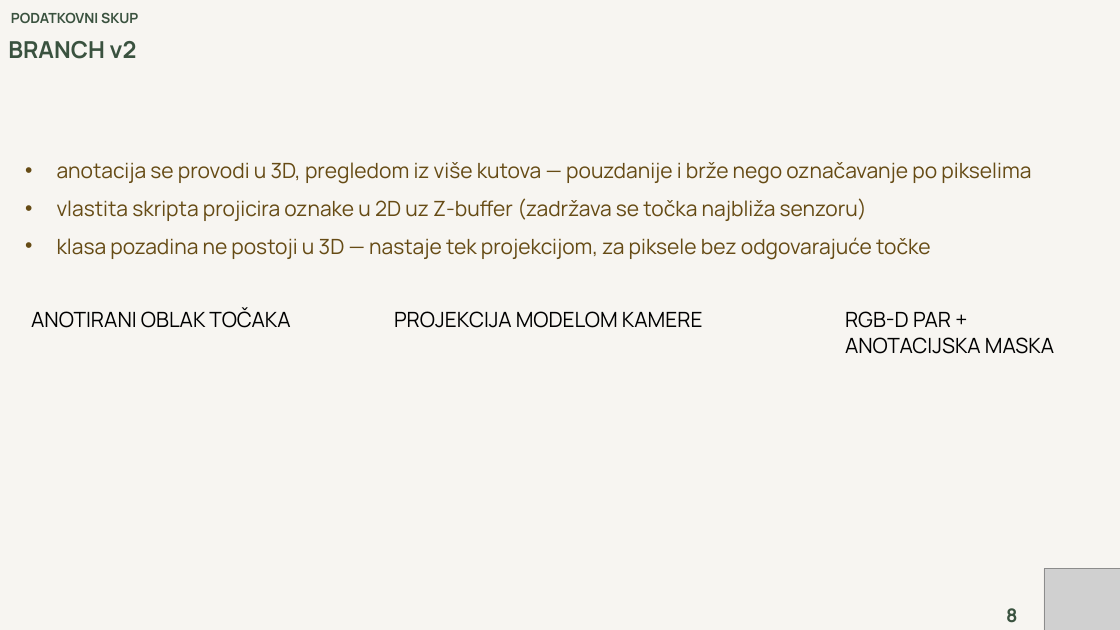
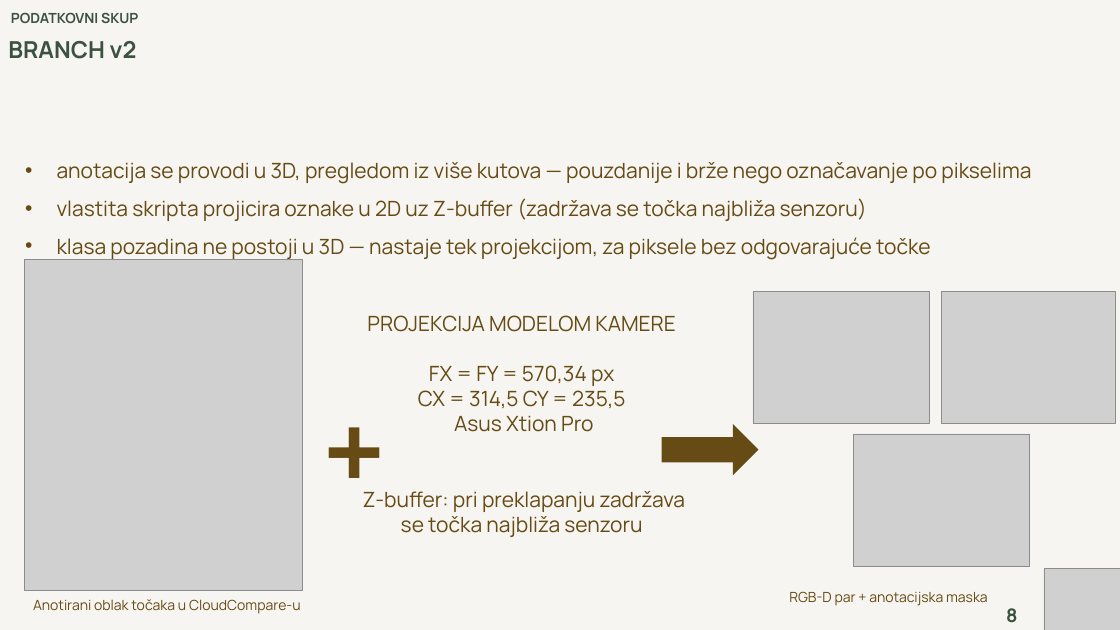
Before and after one commit to Samke004/Diplomski_rad, a slide deck: slide 8 of Samuel_Adzic_DiplomskiRad.pptx. Drawn at 1120x630 pixels with LibreOffice and Linux fonts; fonts in the diff are those of the drawing; grey boxes stand for pictures. Boxes give left, top, right and bottom in pixels: in the first picture for what was removed or moved away, otherwise in the second. Text is boxed around its words. In the diff, an @@ line names an element or a change of style, - is before the commit and + after.

```diff
--- a/Samuel_Adzic_DiplomskiRad.pptx
+++ b/Samuel_Adzic_DiplomskiRad.pptx
@@ picture added at (x1=24, y1=260, x2=302, y2=591) @@
@@ picture added at (x1=753, y1=292, x2=929, y2=423) @@
@@ picture added at (x1=942, y1=292, x2=1116, y2=423) @@
@@ text "PROJEKCIJA MODELOM KAMERE" moved from (x1=394, y1=311, x2=703, y2=328) to (x1=363, y1=315, x2=686, y2=537) @@
@@ text at (x1=367, y1=315, x2=676, y2=332): text colour #000000 to #664C16 in "PROJEKCIJA MODELOM KAMERE"; alignment left to centre @@
@@ text added at (x1=315, y1=378, x2=371, y2=523), 96 pt, text #664C16, bold @@
++
@@ text at (x1=363, y1=365, x2=686, y2=537): paragraphs added @@
+FX = FY = 570,34 px
+CX = 314,5 CY = 235,5
+Asus Xtion Pro
+Z-buffer: pri preklapanju zadržava se točka najbliža senzoru
@@ right arrow added at (x1=663, y1=426, x2=758, y2=473), fill #664C16, outline #664C16 1.5 pt @@
@@ picture added at (x1=854, y1=434, x2=1030, y2=566) @@
@@ text at (x1=33, y1=599, x2=301, y2=614): text changed; size 18 to 12 pt; text colour #000000 to #664C16 @@
-ANOTIRANI OBLAK TOČAKA
+Anotirani oblak točaka u CloudCompare-u
@@ text at (x1=789, y1=591, x2=988, y2=606): text changed; size 18 to 12 pt; text colour #000000 to #664C16 @@
-RGB-D PAR + ANOTACIJSKA MASKA
+RGB-D par + anotacijska maska
```
Also in this commit, not shown: 7 other slides changed.
